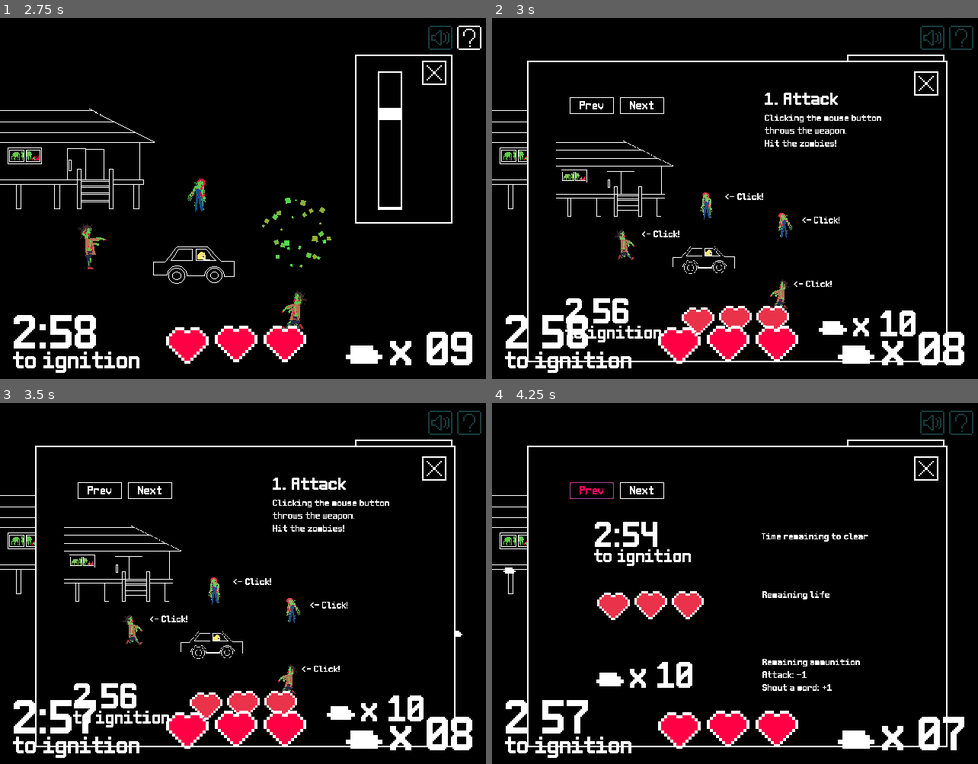
Above: before the commit, frames 1-4 (two rows, left to right).
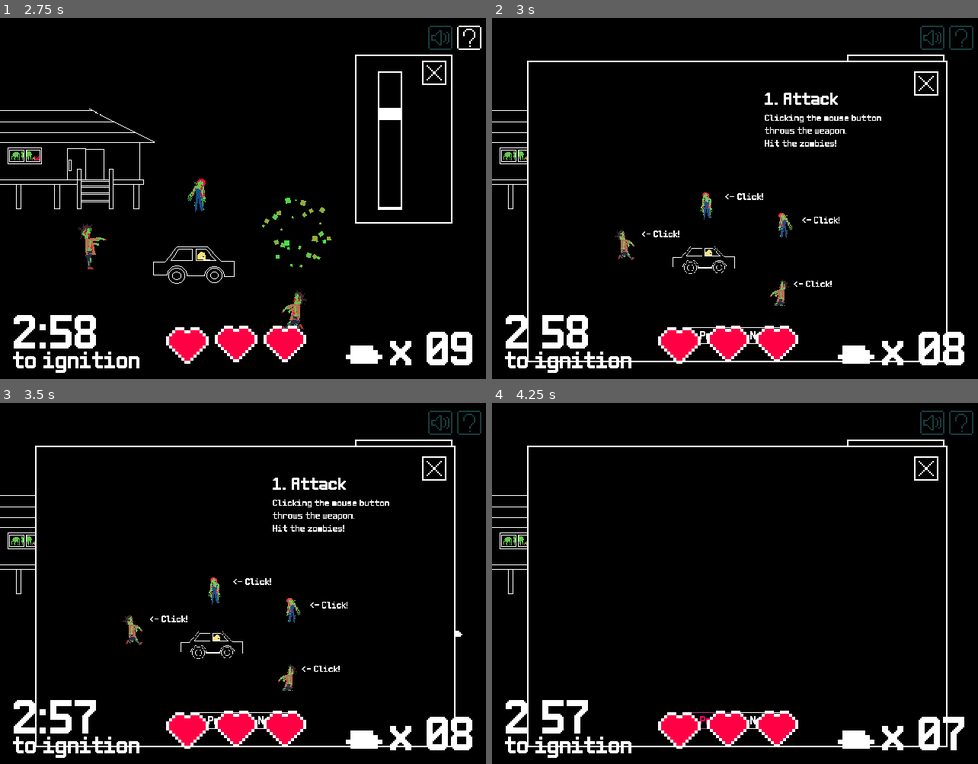
Above: after the commit, the same moments.

Repository: sanitygames/gameoff2022
Game: Godot game, scene res://title/Title.tscn
Same seed, same stepped clock (60 frames per second), same inputs: the game is played once before the commit and once after it.
Inputs (mouse positions are in pixels of both pictures, inside the frame that each line leads up to):
- Up to frame 1 (2.75 s): click "start" at 0.5 s; click "Skip" at 1.25 s; click (442, 36) at 2 s
- Up to frame 2 (3 s): click (963, 36) at 2.75 s
- Up to frame 3 (3.5 s): no input
- Up to frame 4 (4.25 s): click "Prev" at 3.5 s

Frame 1 is identical in both runs. In frame 2, 3.0% of the frame differs, in the area x 13-88%, y 21-91%; in frame 3, 3.0%; in frame 4, 3.3%, in the area x 2-78%, y 21-92%.

Commit message:
ui refactor

Diff:
--- /dev/null
+++ b/IgnitionTimertemp.tscn
@@ -0,0 +1,36 @@
+[gd_scene load_steps=4 format=2]
+
+[ext_resource path="res://resource/font/font16px.tres" type="DynamicFont" id=1]
+[ext_resource path="res://resource/font/font32px.tres" type="DynamicFont" id=2]
+[ext_resource path="res://ignition_timer/IgnitionTimer.gd" type="Script" id=3]
+
+[node name="IgnitionTimer" type="Node2D"]
+position = Vector2( 8, 191 )
+script = ExtResource( 3 )
+timer = 180.0
+
+[node name="ColorRect" type="ColorRect" parent="."]
+margin_left = -8.0
+margin_right = 197.0
+margin_bottom = 47.0
+color = Color( 0, 0, 0, 1 )
+
+[node name="Timer" type="Label" parent="."]
+margin_right = 64.0
+margin_bottom = 32.0
+custom_fonts/font = ExtResource( 2 )
+text = "3:00"
+
+[node name="ToIgnition" type="Label" parent="."]
+margin_left = 59.0
+margin_top = 11.0
+margin_right = 153.0
+margin_bottom = 27.0
+custom_fonts/font = ExtResource( 1 )
+text = "to ignition"
+
+[node name="BlinkTimer" type="Timer" parent="."]
+wait_time = 0.5
+autostart = true
+
+[connection signal="timeout" from="BlinkTimer" to="." method="_on_BlinkTimer_timeout"]
--- /dev/null
+++ b/ui/HelpWindow.gd
@@ -0,0 +1,23 @@
+extends ColorRect
+
+signal closed
+
+var page = 0
+
+func _on_CloseButton_pressed():
+	visible = false
+	page = 0
+	change_page()
+	emit_signal("closed")
+
+func _on_NextButton_pressed():
+	page = (page + 1) % $Contents.get_child_count()
+	change_page()
+
+func _on_PrevButton_pressed():
+	page = (page - 1) % $Contents.get_child_count()
+	change_page()
+
+func change_page():
+	for i in $Contents.get_child_count():
+		$Contents.get_child(i).visible =  i == page
--- a/ui/UI.gd
+++ b/ui/UI.gd
@@ -1,50 +1,15 @@
 extends CanvasLayer
-
-var contents = []
-var contents_visible = [true, false, false]
-
-func _ready():
-	$VolumeWindow.visible = false
-	$HelpWindow.visible = false
-	var volume = $VolumeWindow/VolumeSlider.value
-	AudioServer.set_bus_volume_db(AudioServer.get_bus_index("Master"), linear2db(volume))
-
-	for child in $HelpWindow/Contents.get_children():
-		contents.push_back(child)
 
 func _on_VolumeButton_pressed():
 	$VolumeButton.disabled = true
 	$VolumeWindow.visible = true
 
-func _on_CloseButton_pressed():
+func _on_VolumeWindow_closed():
 	$VolumeButton.disabled = false
-	$VolumeWindow.visible = false
-
-func _on_VSlider_value_changed(value:float):
-	AudioServer.set_bus_volume_db(AudioServer.get_bus_index("Master"), linear2db(value))
 
 func _on_HelpButton_pressed():
 	$HelpButton.disabled = true
 	$HelpWindow.visible = true
 
-
-func _on_NextButton_pressed():
-	var _v = contents_visible.pop_back()
-	contents_visible.push_front(_v)
-	_help_window_reload()
-
-
-func _on_PrevButton_pressed():
-	var _v = contents_visible.pop_front()
-	contents_visible.push_back(_v)
-	_help_window_reload()
-
-func _on_helpwindowCloseButton_pressed():
+func _on_HelpWindow_closed():
 	$HelpButton.disabled = false
-	$HelpWindow.visible = false
-	contents_visible = [true, false, false]
-	_help_window_reload()
-
-func _help_window_reload():
-	for i in contents.size():
-		contents[i].visible = contents_visible[i]
--- a/ui/UI.tscn
+++ b/ui/UI.tscn
@@ -15,6 +15,9 @@
 [ext_resource path="res://resource/png/inst1.png" type="Texture" id=13]
 [ext_resource path="res://resource/png/inst3.png" type="Texture" id=14]
 [ext_resource path="res://resource/png/inst2.png" type="Texture" id=15]
+[ext_resource path="res://ui/VolumeSlider.gd" type="Script" id=16]
+[ext_resource path="res://ui/HelpWindow.gd" type="Script" id=17]
+[ext_resource path="res://ui/VolumeWindow.gd" type="Script" id=18]
 
 [sub_resource type="StyleBoxTexture" id=1]
 texture = ExtResource( 7 )
@@ -68,6 +71,7 @@
 margin_bottom = 135.0
 rect_pivot_offset = Vector2( -109, 51 )
 color = Color( 0, 0, 0, 1 )
+script = ExtResource( 18 )
 
 [node name="CloseButton" type="TextureButton" parent="VolumeWindow"]
 margin_left = 43.0
@@ -102,6 +106,7 @@
 max_value = 1.0
 step = 0.01
 value = 0.7
+script = ExtResource( 16 )
 
 [node name="HelpWindow" type="ColorRect" parent="."]
 visible = false
@@ -111,6 +116,7 @@
 margin_bottom = 225.0
 rect_pivot_offset = Vector2( -109, 51 )
 color = Color( 0, 0, 0, 1 )
+script = ExtResource( 17 )
 
 [node name="Contents" type="Control" parent="HelpWindow"]
 margin_left = -23.0
@@ -134,6 +140,27 @@
 margin_top = 7.0
 margin_right = 267.0
 margin_bottom = 31.0
+color = Color( 0, 0, 0, 1 )
+
+[node name="ColorRect4" type="ColorRect" parent="HelpWindow/Contents/Contents1"]
+margin_left = 24.0
+margin_top = 155.0
+margin_right = 89.0
+margin_bottom = 187.0
+color = Color( 0, 0, 0, 1 )
+
+[node name="ColorRect5" type="ColorRect" parent="HelpWindow/Contents/Contents1"]
+margin_left = 91.0
+margin_top = 161.0
+margin_right = 263.0
+margin_bottom = 189.0
+color = Color( 0, 0, 0, 1 )
+
+[node name="ColorRect6" type="ColorRect" parent="HelpWindow/Contents/Contents1"]
+margin_left = 13.0
+margin_top = 49.0
+margin_right = 96.0
+margin_bottom = 105.0
 color = Color( 0, 0, 0, 1 )
 
 [node name="ColorRect2" type="ColorRect" parent="HelpWindow/Contents/Contents1"]
@@ -178,9 +205,16 @@
 
 [node name="ColorRect3" type="ColorRect" parent="HelpWindow/Contents/Contents2"]
 margin_left = 13.0
-margin_top = 190.0
+margin_top = 151.0
 margin_right = 267.0
 margin_bottom = 195.0
+color = Color( 0, 0, 0, 1 )
+
+[node name="ColorRect4" type="ColorRect" parent="HelpWindow/Contents/Contents2"]
+margin_left = 9.0
+margin_top = 45.0
+margin_right = 97.0
+margin_bottom = 112.0
 color = Color( 0, 0, 0, 1 )
 
 [node name="Contents3" type="Control" parent="HelpWindow/Contents"]
@@ -216,6 +250,15 @@
 margin_bottom = 195.0
 color = Color( 0, 0, 0, 1 )
 
+[node name="Label" type="Label" parent="HelpWindow/Contents/Contents3"]
+margin_left = 153.0
+margin_top = 21.0
+margin_right = 187.0
+margin_bottom = 37.0
+rect_scale = Vector2( 0.82158, 0.82158 )
+custom_fonts/font = ExtResource( 12 )
+text = "3. UI"
+
 [node name="CloseButton" type="TextureButton" parent="HelpWindow"]
 margin_left = 254.0
 margin_top = 7.0
@@ -236,10 +279,10 @@
 patch_margin_bottom = 1
 
 [node name="PrevButton" type="Button" parent="HelpWindow"]
-margin_left = 28.0
-margin_top = 24.0
-margin_right = 86.0
-margin_bottom = 46.0
+margin_left = 107.0
+margin_top = 175.0
+margin_right = 165.0
+margin_bottom = 197.0
 rect_scale = Vector2( 0.5, 0.5 )
 custom_colors/font_color_focus = Color( 1, 1, 1, 1 )
 custom_colors/font_color = Color( 1, 1, 1, 1 )
@@ -252,10 +295,10 @@
 text = "Prev"
 
 [node name="NextButton" type="Button" parent="HelpWindow"]
-margin_left = 61.0
-margin_top = 24.0
-margin_right = 119.0
-margin_bottom = 46.0
+margin_left = 140.0
+margin_top = 175.0
+margin_right = 198.0
+margin_bottom = 197.0
 rect_scale = Vector2( 0.5, 0.5 )
 custom_colors/font_color_focus = Color( 1, 1, 1, 1 )
 custom_colors/font_color = Color( 1, 1, 1, 1 )
@@ -269,8 +312,10 @@
 
 [connection signal="pressed" from="VolumeButton" to="." method="_on_VolumeButton_pressed"]
 [connection signal="pressed" from="HelpButton" to="." method="_on_HelpButton_pressed"]
-[connection signal="pressed" from="VolumeWindow/CloseButton" to="." method="_on_CloseButton_pressed"]
-[connection signal="value_changed" from="VolumeWindow/VolumeSlider" to="." method="_on_VSlider_value_changed"]
-[connection signal="pressed" from="HelpWindow/CloseButton" to="." method="_on_helpwindowCloseButton_pressed"]
-[connection signal="pressed" from="HelpWindow/PrevButton" to="." method="_on_PrevButton_pressed"]
-[connection signal="pressed" from="HelpWindow/NextButton" to="." method="_on_NextButton_pressed"]
+[connection signal="closed" from="VolumeWindow" to="." method="_on_VolumeWindow_closed"]
+[connection signal="pressed" from="VolumeWindow/CloseButton" to="VolumeWindow" method="_on_CloseButton_pressed"]
+[connection signal="value_changed" from="VolumeWindow/VolumeSlider" to="VolumeWindow/VolumeSlider" method="_on_VolumeSlider_value_changed"]
+[connection signal="closed" from="HelpWindow" to="." method="_on_HelpWindow_closed"]
+[connection signal="pressed" from="HelpWindow/CloseButton" to="HelpWindow" method="_on_CloseButton_pressed"]
+[connection signal="pressed" from="HelpWindow/PrevButton" to="HelpWindow" method="_on_PrevButton_pressed"]
+[connection signal="pressed" from="HelpWindow/NextButton" to="HelpWindow" method="_on_NextButton_pressed"]
--- /dev/null
+++ b/ui/VolumeSlider.gd
@@ -0,0 +1,7 @@
+extends VSlider
+
+func _ready():
+	AudioServer.set_bus_volume_db(AudioServer.get_bus_index("Master"), linear2db(value))
+
+func _on_VolumeSlider_value_changed(value:float):
+	AudioServer.set_bus_volume_db(AudioServer.get_bus_index("Master"), linear2db(value))
--- /dev/null
+++ b/ui/VolumeWindow.gd
@@ -0,0 +1,10 @@
+extends ColorRect
+
+signal closed
+
+func _ready():
+	visible = false
+
+func _on_CloseButton_pressed():
+	visible = false
+	emit_signal("closed")
Not shown: 1 places in ui/UI.tscn that only renumber resources
